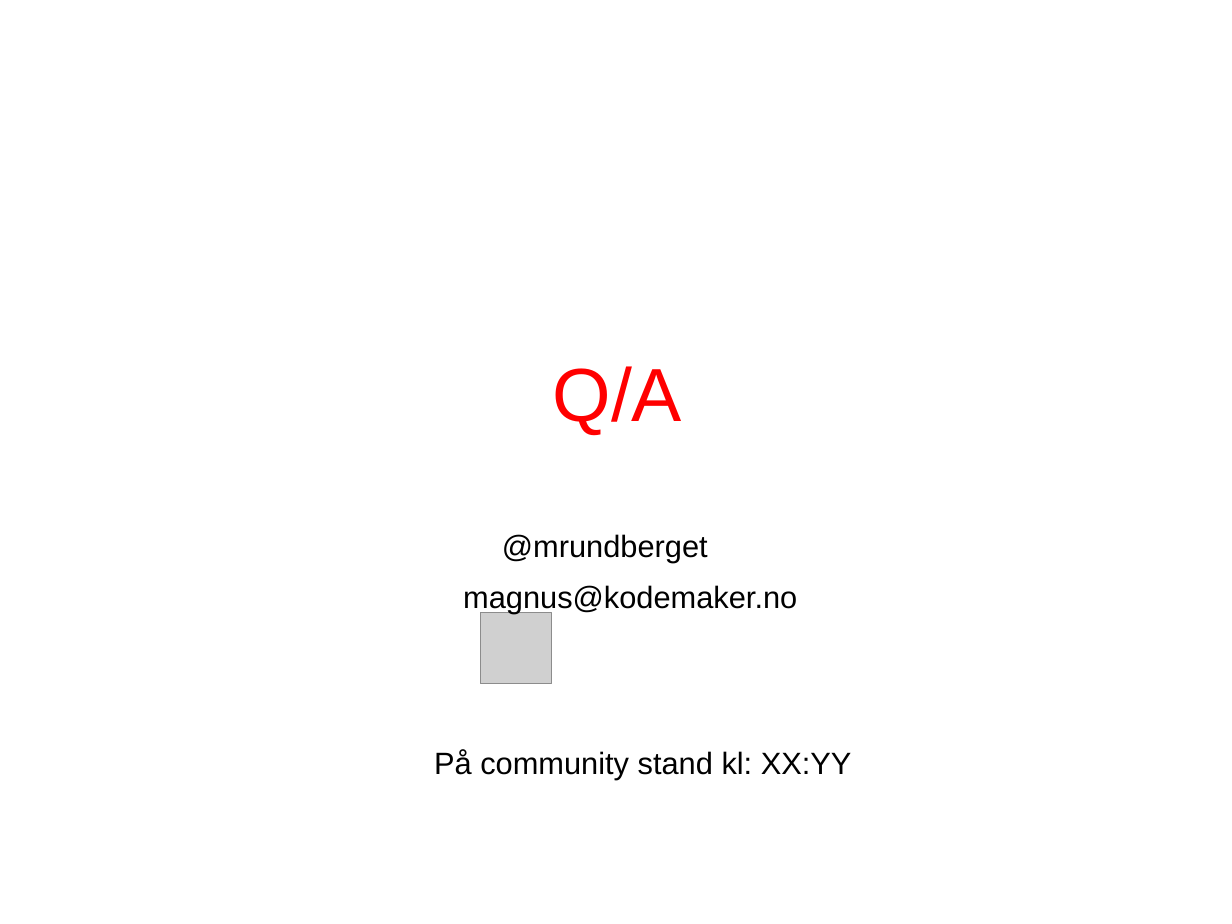
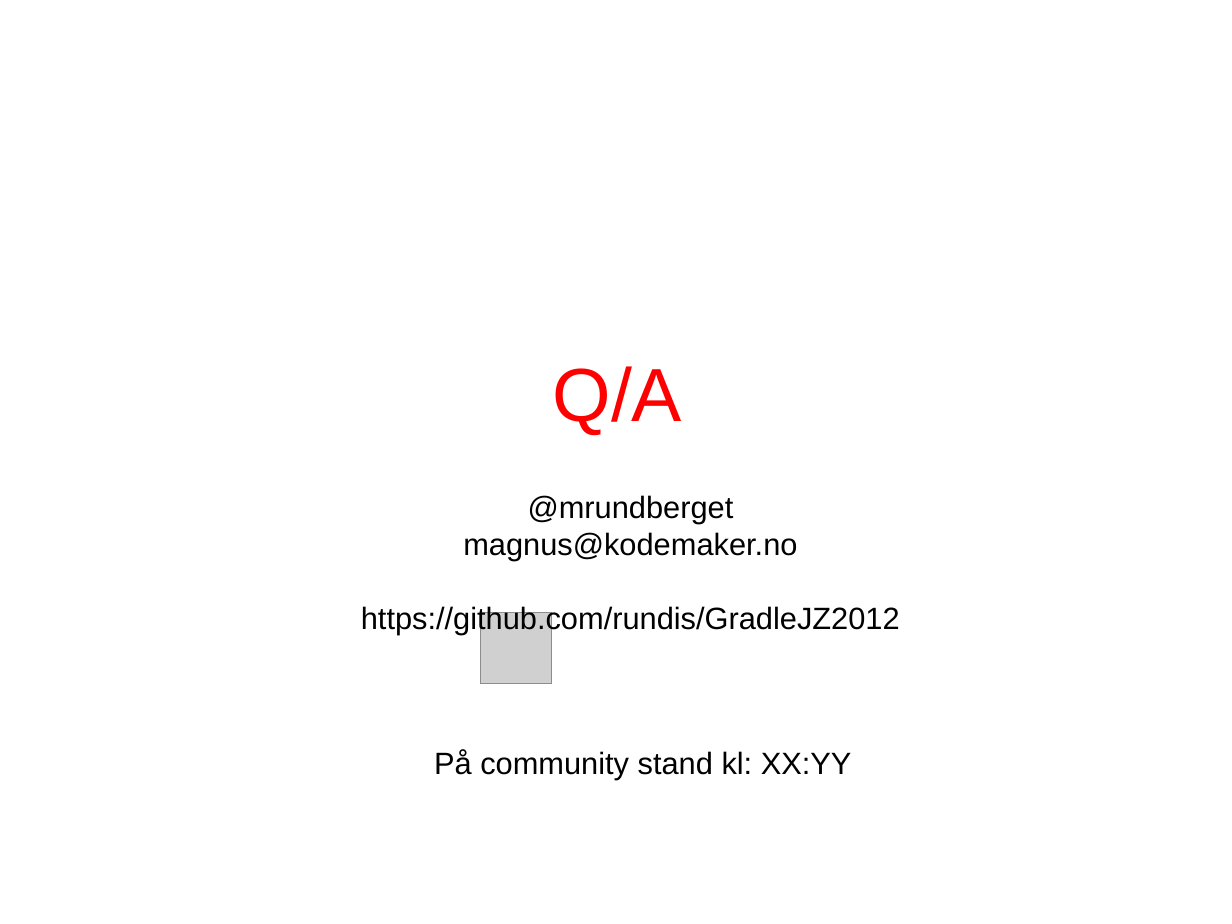
Before and after one commit to rundis/GradleJZ2012, a slide deck: slide 37 of GradleYourBuild.ppt. Drawn at 1232x924 pixels with LibreOffice and Linux fonts; fonts in the diff are those of the drawing; grey boxes stand for pictures. Boxes give left, top, right and bottom in pixels: in the first picture for what was removed or moved away, otherwise in the second. Text is boxed around its words. In the diff, an @@ line names an element or a change of style, - is before the commit and + after.

```diff
--- a/GradleYourBuild.ppt
+++ b/GradleYourBuild.ppt
@@ text "@mrundberget": place and size @@
-text "@mrundberget" at box(463, 585, 797, 614)
+text "@mrundberget" at box(361, 495, 900, 635)
@@ text at box(528, 495, 734, 524): paragraph added @@
+@mrundberget
@@ text at box(463, 532, 797, 561): alignment left to centre @@
@@ text removed at box(502, 534, 708, 562) @@
-@mrundberget
@@ text at box(361, 606, 900, 635): paragraph added @@
+https://github.com/rundis/GradleJZ2012
```
Also in this commit, not shown: 3 other slides changed, 4 other files.
